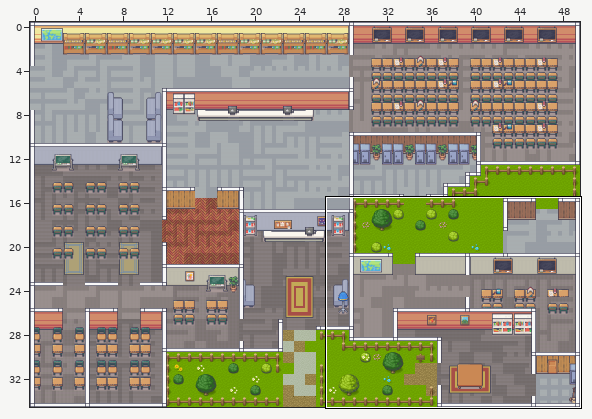
One commit to this Tiled map: Team 5 Game/assets/maps/ENG.tmx. Above, an overview of the earlier version with the close-up marked.
Close-up. Before the commit:
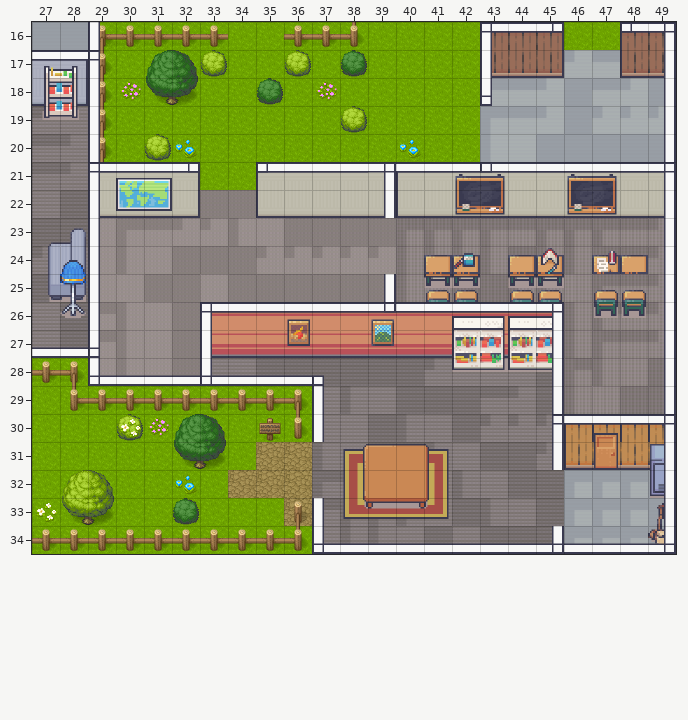
Cells are 32x32 px. Shown: x 27..49, y 16..34. The commit also changed other parts of the map, which this record leaves out.
After the commit:
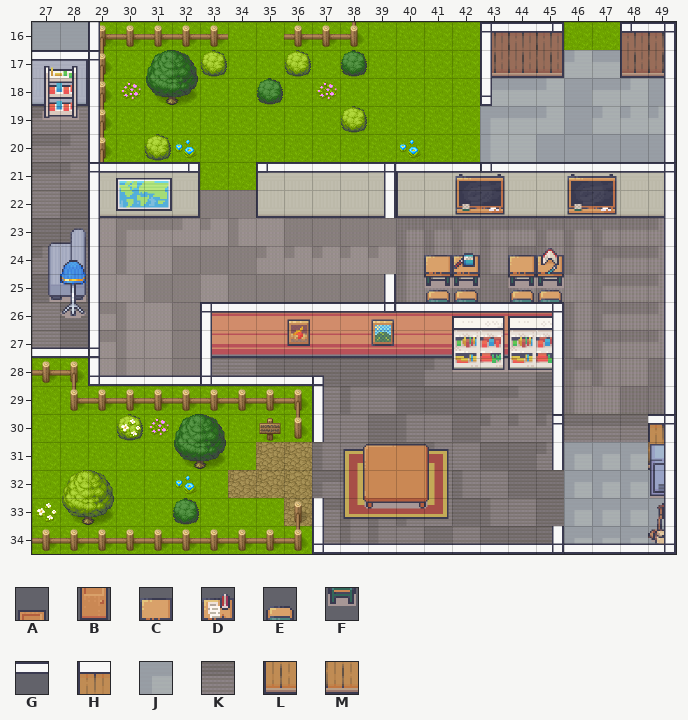
Key: from "Interiors_free_32x32": A 135, B 151, C 578, D 579, E 609, F 625; from "Room_Builder_free_32x32": G 63, H 194, J 198, K 202, L 204, M 205.
_ is an empty cell.
From the commit log: fix: moveable objects and finish door updated
What changed:
Layer "Floor":
y 30: x 46..48 ___ -> KKK
y 31: x 46..48 ___ -> JJJ
Layer "Wall":
y 30: x 46..48 HHH -> ___
y 31: x 46..48 LMM -> ___
Layer "Non-walkable Objects":
y 24: x 47..48 DC -> __
y 25: x 47..48 EE -> __
y 26: x 47..48 FF -> __
Layer "Doors" (removed):
y 30: x 47 A -> _
y 31: x 47 B -> _
Layer "Edges":
y 30: x 46..48 GGG -> ___
Where, in picture pixels (left, top, right, bottom), the same in both close-ups:
removed: (592, 251, 648, 318)
changed: (564, 414, 648, 470)
